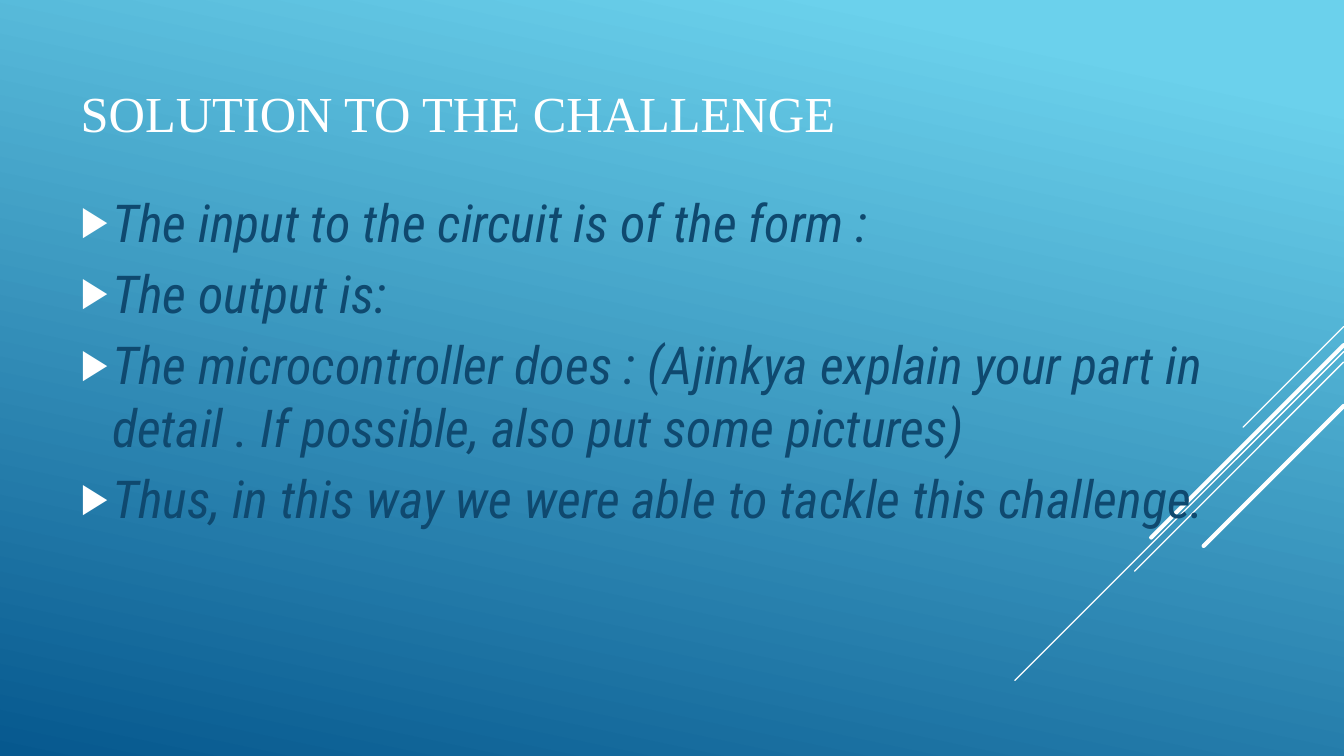
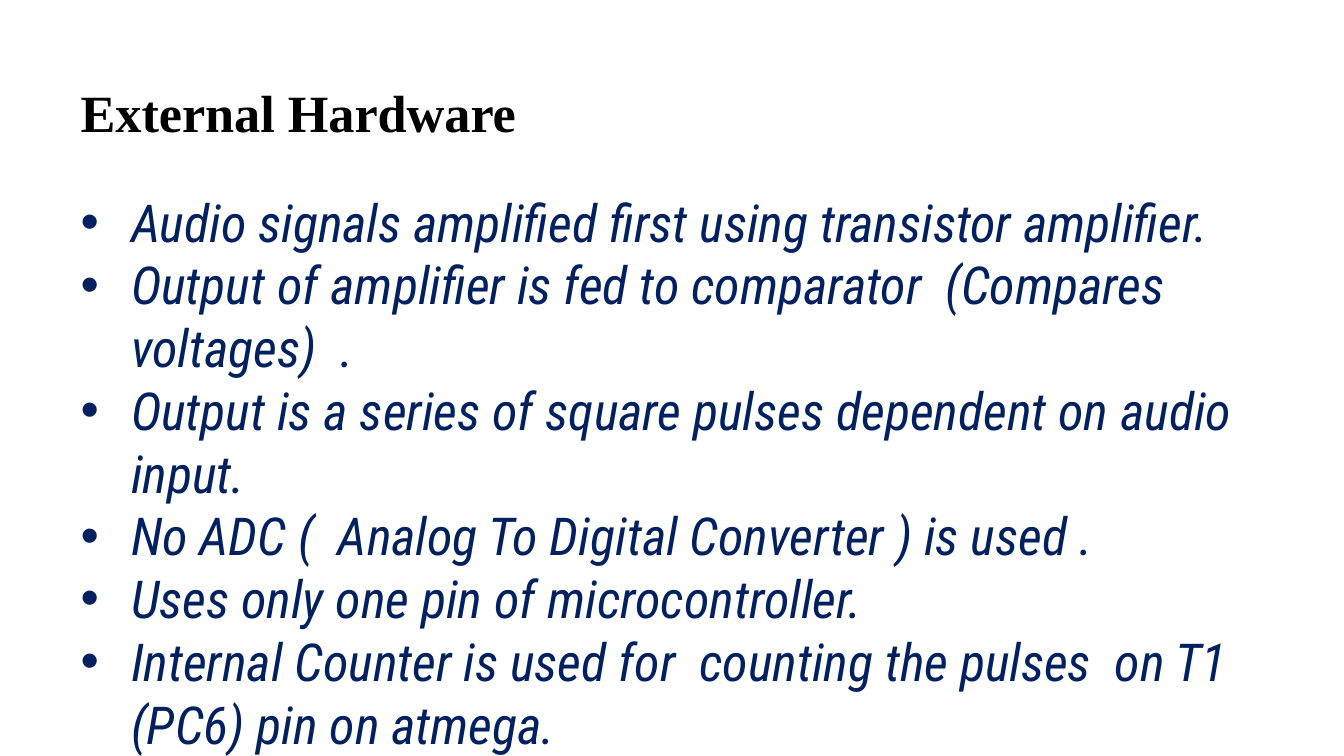
Before and after one commit to ajinkyagorad/CS101_MorseCodeDecoder, a slide deck: slide 10 of Presentation.pptx (slide 9 before the commit). Drawn at 1344x756 pixels with LibreOffice and Linux fonts; fonts in the diff are those of the drawing. Boxes give left, top, right and bottom in pixels: in the first picture for what was removed or moved away, otherwise in the second. Text is boxed around its words. In the diff, an @@ line names an element or a change of style, - is before the commit and + after.

```diff
--- a/Presentation.pptx
+++ b/Presentation.pptx
@@ background gradient #6ED2EB to #06588E to #FFFFFF @@
@@ title at [81,95,516,133]: text changed; size 27 to 28 pt; text colour #FFFFFF to #000000; bold on @@
-SOLUTION TO THE CHALLENGE
+External Hardware
@@ text at [131,202,1231,756]: text changed; text colour #0F496F to #002060 @@
-▶ The input to the circuit is of the form :
-▶ The output is:
-▶ The microcontroller does : (Ajinkya explain your part in detail . If possible, also put some pictures)
-▶ Thus, in this way we were able to tackle this challenge.
+• Audio signals amplified first using transistor amplifier.
+• Output of amplifier is fed to comparator (Compares voltages) .
+• Output is a series of square pulses dependent on audio input.
+• No ADC ( Analog To Digital Converter ) is used .
+• Uses only one pin of microcontroller.
+• Internal Counter is used for counting the pulses on T1 (PC6) pin on atmega.
@@ group removed at [1015,327,1344,680]: 5 lines @@
```
Also in this commit, not shown: 10 other slides changed, 4 slides added, 2 slides removed, 27 other files.
